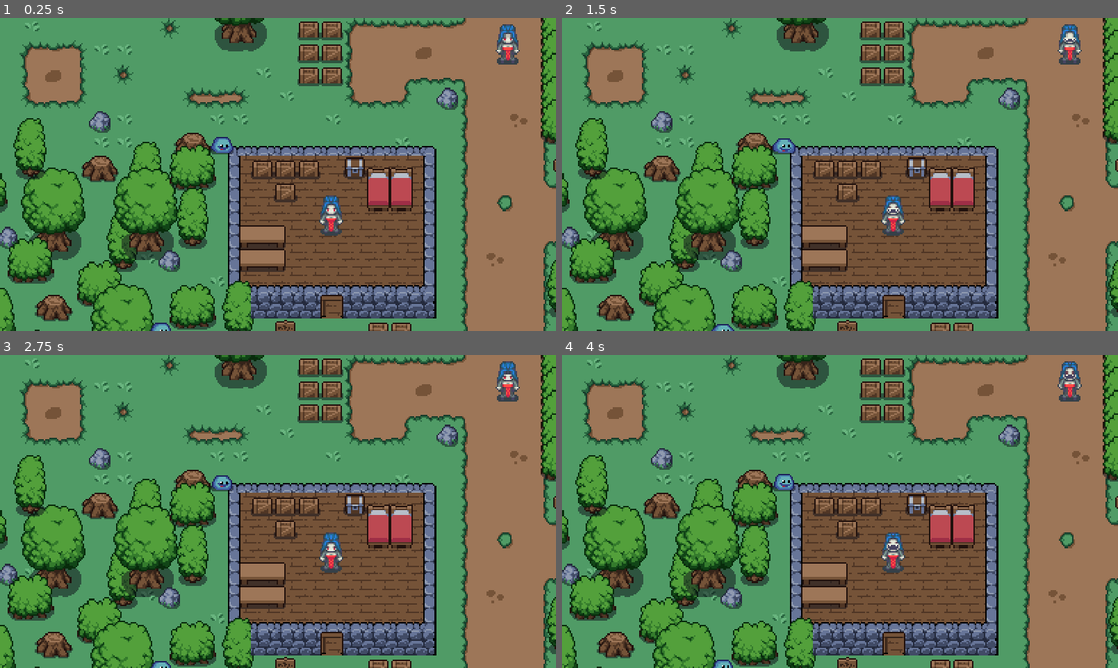
Above: before the commit, frames 1-4 (two rows, left to right).
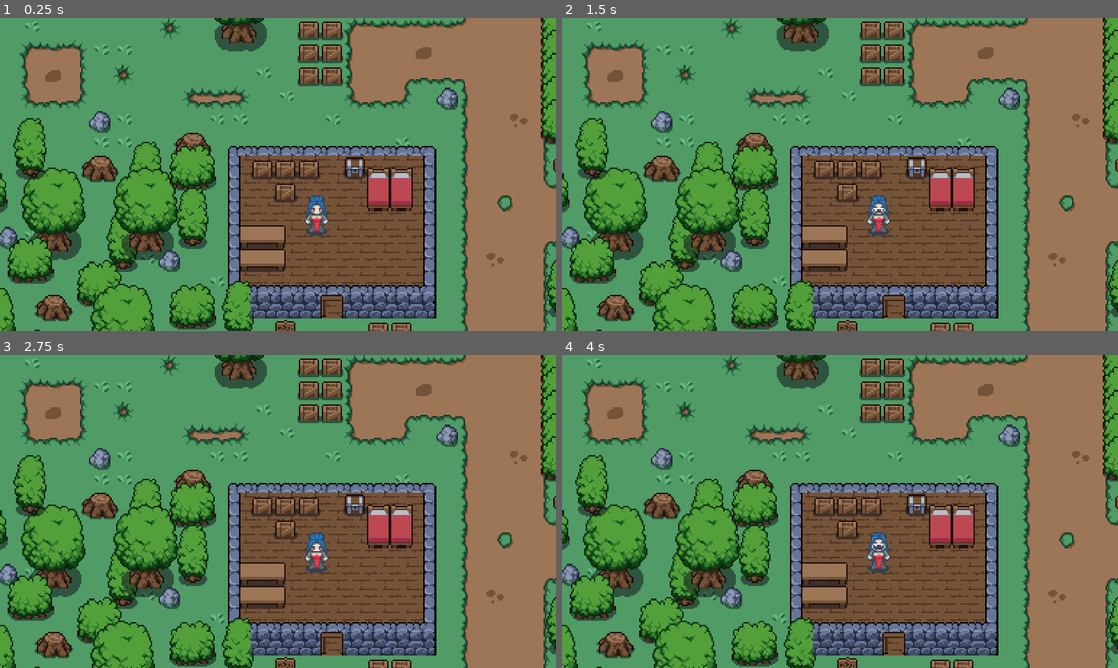
Above: after the commit, the same moments.

Repository: Ardaza/Broken-Bonds
Game: Godot game, scene res://Scene/cliff_side.tscn
The game is run twice, just before and just after one commit, with the same random seed, the same clock (stepped at 60 frames per second) and the same inputs. This scene is started directly instead of the project's main scene. Sound files missing from this copy of the repository are replaced by a short silence.
Inputs:
- Up to frame 1 (0.25 s): no input
- Up to frame 2 (1.5 s): hold Right (ui_right) 0.53-1.28 s; tap E (attack) at 0.6, 1.35 s; hold Down (ui_down) from 1.28 s (still down)
- Up to frame 3 (2.75 s): release Down (ui_down) at 2.03 s; hold Right (ui_right) from 2.03 s (still down); tap E (attack) at 2.1 s
- Up to frame 4 (4 s): release Right (ui_right) at 2.78 s; hold Up (ui_up) 2.78-3.53 s; tap E (attack) at 2.85, 3.6 s; hold Left (ui_left) from 3.53 s (still down)

The runs differ from the first frame. In frame 1, 1.4% of the frame differs, in the area x 27-94%, y 2-100%; in frame 2, 1.4%; in frame 3, 1.4%; in frame 4, 1.4%.

Commit message:
Re-adding Enemies on Cliff Side

Diff:
--- a/Scene/cliff_side.tscn
+++ b/Scene/cliff_side.tscn
@@ -1,10 +1,9 @@
-[gd_scene load_steps=11 format=3 uid="uid://damhbcuiahnmg"]
+[gd_scene load_steps=10 format=3 uid="uid://damhbcuiahnmg"]
 
 [ext_resource type="Script" path="res://Script/cliff_side.gd" id="1_4xpcp"]
 [ext_resource type="PackedScene" uid="uid://dab3d7vt3300f" path="res://Scene/vampire_female.tscn" id="1_qmj3i"]
 [ext_resource type="TileSet" uid="uid://smr0jr1homuh" path="res://Scene/cliff_bawah.tres" id="2_jldif"]
 [ext_resource type="PackedScene" uid="uid://q3evwxdhw66" path="res://Scene/player.tscn" id="4_ttdqs"]
-[ext_resource type="PackedScene" uid="uid://cywg5fdsddyli" path="res://Scene/enemy.tscn" id="5_c3rgu"]
 [ext_resource type="PackedScene" uid="uid://cugwjtk4s2ewj" path="res://Scene/anak_kecil.tscn" id="6_e4itx"]
 [ext_resource type="PackedScene" uid="uid://q3ek7jkup53i" path="res://Scene/orang_tuas.tscn" id="7_cs0af"]
 [ext_resource type="PackedScene" uid="uid://clel174td2qac" path="res://Scene/anak_kecil_cewe.tscn" id="8_mvn5w"]
@@ -53,119 +52,62 @@
 layer_4/tile_data = PackedInt32Array()
 
 [node name="Player" parent="." instance=ExtResource("4_ttdqs")]
-position = Vector2(19, 556)
+position = Vector2(26, 555)
 
 [node name="Karakter Enemies" type="Node2D" parent="."]
 
 [node name="Vampire_Female" parent="Karakter Enemies" instance=ExtResource("1_qmj3i")]
-position = Vector2(326, 358)
+position = Vector2(115, 558)
 
 [node name="Vampire_Female2" parent="Karakter Enemies" instance=ExtResource("1_qmj3i")]
-position = Vector2(200, 231)
+position = Vector2(331, 376)
 
 [node name="Vampire_Female3" parent="Karakter Enemies" instance=ExtResource("1_qmj3i")]
-position = Vector2(46, 70)
+position = Vector2(190, 231)
 
 [node name="Vampire_Female4" parent="Karakter Enemies" instance=ExtResource("1_qmj3i")]
-position = Vector2(133, 559)
+position = Vector2(327, 78)
 
 [node name="Vampire_Female5" parent="Karakter Enemies" instance=ExtResource("1_qmj3i")]
-position = Vector2(807, 89)
+position = Vector2(525, 112)
 
 [node name="Vampire_Female6" parent="Karakter Enemies" instance=ExtResource("1_qmj3i")]
-position = Vector2(525, 109)
+position = Vector2(700, -89)
 
 [node name="Vampire_Female7" parent="Karakter Enemies" instance=ExtResource("1_qmj3i")]
-position = Vector2(322, 113)
+position = Vector2(853, 141)
 
 [node name="Vampire_Female8" parent="Karakter Enemies" instance=ExtResource("1_qmj3i")]
-position = Vector2(140, -208)
+position = Vector2(193, -257)
 
 [node name="Vampire_Female9" parent="Karakter Enemies" instance=ExtResource("1_qmj3i")]
-position = Vector2(201, -258)
+position = Vector2(114, -218)
 
 [node name="Vampire_Female10" parent="Karakter Enemies" instance=ExtResource("1_qmj3i")]
-position = Vector2(280, -272)
+position = Vector2(282, -260)
 
 [node name="Vampire_Female11" parent="Karakter Enemies" instance=ExtResource("1_qmj3i")]
-position = Vector2(367, -231)
+position = Vector2(366, -240)
 
 [node name="Vampire_Female12" parent="Karakter Enemies" instance=ExtResource("1_qmj3i")]
-position = Vector2(704, -100)
+position = Vector2(21, 68)
 
-[node name="Enemy_Slime" parent="Karakter Enemies" instance=ExtResource("5_c3rgu")]
-position = Vector2(124, 173)
+[node name="Karakter NPC" type="Node2D" parent="."]
 
-[node name="Enemy_Slime2" parent="Karakter Enemies" instance=ExtResource("5_c3rgu")]
-position = Vector2(414, 116)
-
-[node name="Enemy_Slime3" parent="Karakter Enemies" instance=ExtResource("5_c3rgu")]
-position = Vector2(65, 388)
-
-[node name="Enemy_Slime4" parent="Karakter Enemies" instance=ExtResource("5_c3rgu")]
-position = Vector2(82, 301)
-
-[node name="Enemy_Slime5" parent="Karakter Enemies" instance=ExtResource("5_c3rgu")]
-position = Vector2(256, 497)
-
-[node name="Enemy_Slime6" parent="Karakter Enemies" instance=ExtResource("5_c3rgu")]
-position = Vector2(175, 585)
-
-[node name="Enemy_Slime7" parent="Karakter Enemies" instance=ExtResource("5_c3rgu")]
-position = Vector2(430, 519)
-
-[node name="Enemy_Slime8" parent="Karakter Enemies" instance=ExtResource("5_c3rgu")]
-position = Vector2(386, 182)
-
-[node name="Enemy_Slime9" parent="Karakter Enemies" instance=ExtResource("5_c3rgu")]
-position = Vector2(806, 153)
-
-[node name="Enemy_Slime10" parent="Karakter Enemies" instance=ExtResource("5_c3rgu")]
-position = Vector2(844, 16)
-
-[node name="Enemy_Slime11" parent="Karakter Enemies" instance=ExtResource("5_c3rgu")]
-position = Vector2(207, 32)
-
-[node name="Enemy_Slime12" parent="Karakter Enemies" instance=ExtResource("5_c3rgu")]
-position = Vector2(51, 14)
-
-[node name="Enemy_Slime13" parent="Karakter Enemies" instance=ExtResource("5_c3rgu")]
-position = Vector2(-9, 42)
-
-[node name="Enemy_Slime14" parent="Karakter Enemies" instance=ExtResource("5_c3rgu")]
-position = Vector2(673, 217)
-
-[node name="Enemy_Slime15" parent="Karakter Enemies" instance=ExtResource("5_c3rgu")]
-position = Vector2(352, -331)
-
-[node name="Enemy_Slime16" parent="Karakter Enemies" instance=ExtResource("5_c3rgu")]
-position = Vector2(243, -95)
-
-[node name="Enemy_Slime17" parent="Karakter Enemies" instance=ExtResource("5_c3rgu")]
-position = Vector2(97, -316)
-
-[node name="Enemy_Slime18" parent="Karakter Enemies" instance=ExtResource("5_c3rgu")]
-position = Vector2(6, -257)
-
-[node name="Enemy_Slime19" parent="Karakter Enemies" instance=ExtResource("5_c3rgu")]
-position = Vector2(41, -170)
-
-[node name="Karakter NPCD" type="Node2D" parent="."]
-
-[node name="Anak_Kecil" parent="Karakter NPCD" instance=ExtResource("6_e4itx")]
+[node name="Anak_Kecil" parent="Karakter NPC" instance=ExtResource("6_e4itx")]
 position = Vector2(220, 463)
 
-[node name="Orang_Tua" parent="Karakter NPCD" instance=ExtResource("7_cs0af")]
+[node name="Orang_Tua" parent="Karakter NPC" instance=ExtResource("7_cs0af")]
 position = Vector2(202, 459)
 
-[node name="Anak_Kecil_Cewe" parent="Karakter NPCD" instance=ExtResource("8_mvn5w")]
+[node name="Anak_Kecil_Cewe" parent="Karakter NPC" instance=ExtResource("8_mvn5w")]
 position = Vector2(215, 452)
 
-[node name="Dwarf_King" parent="Karakter NPCD" instance=ExtResource("9_m6mbj")]
+[node name="Dwarf_King" parent="Karakter NPC" instance=ExtResource("9_m6mbj")]
 position = Vector2(359, -110)
 
-[node name="Area2D2" type="Area2D" parent="."]
+[node name="Kembali" type="Area2D" parent="."]
 
-[node name="CollisionShape2D" type="CollisionShape2D" parent="Area2D2"]
+[node name="CollisionShape2D" type="CollisionShape2D" parent="Kembali"]
 position = Vector2(-18, 553)
 shape = SubResource("RectangleShape2D_cah0v")
